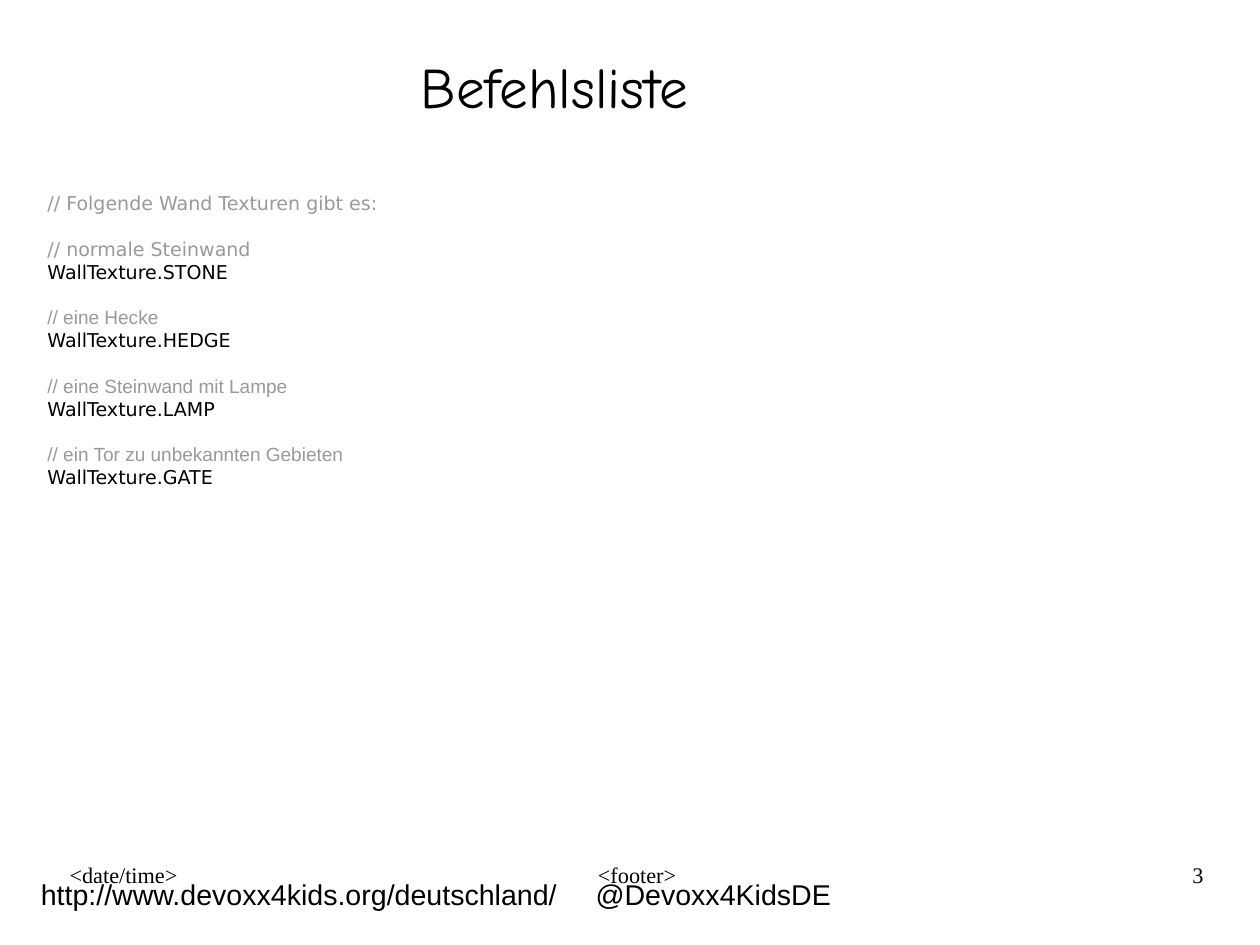
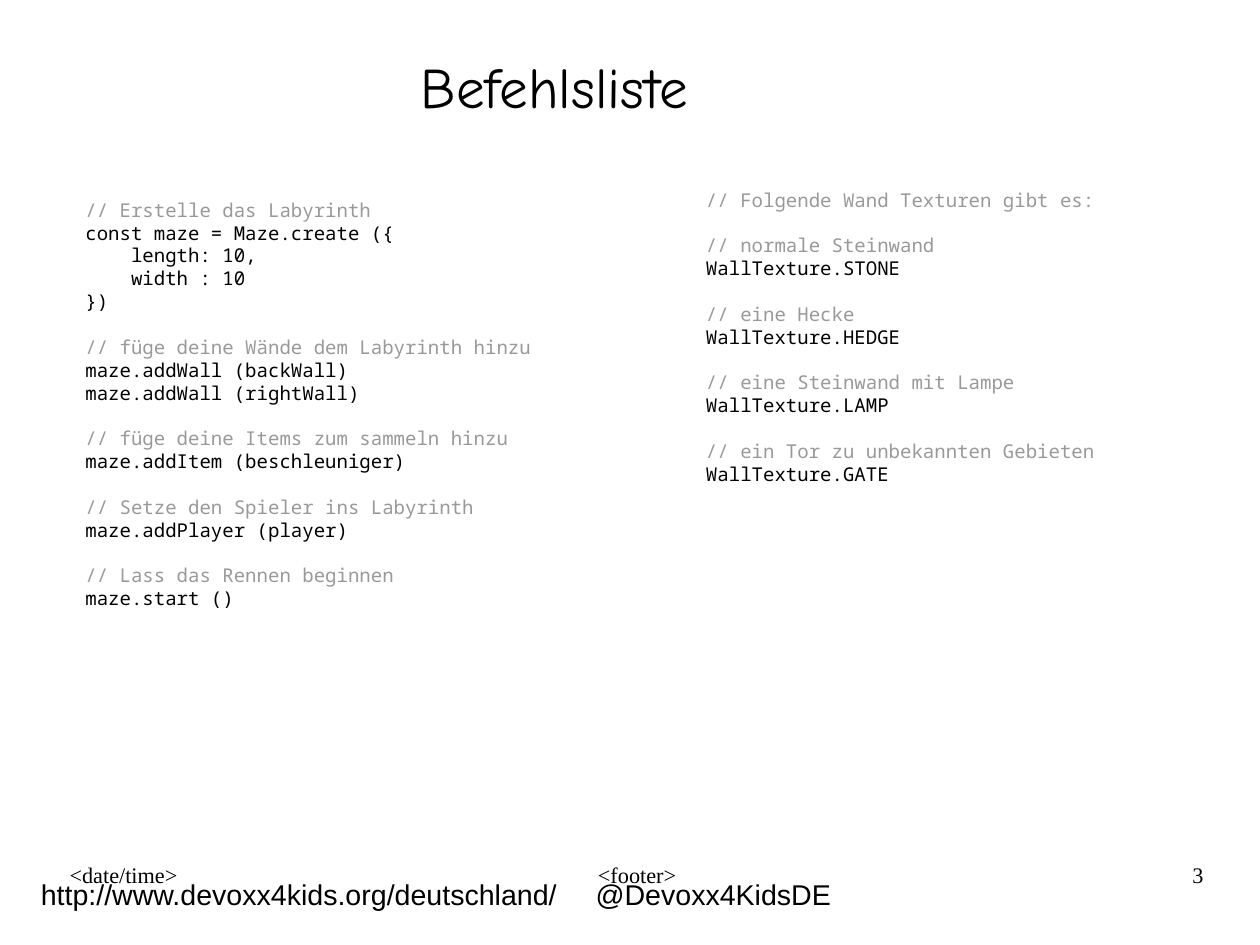
Before and after one commit to Devoxx4KidsDE/workshop-maze-vr, a slide deck: slide 3 of presentation/workshop-maze-vr_handout_ger.odp. Drawn at 1260x945 pixels with LibreOffice and Linux fonts; fonts in the diff are those of the drawing; background and template pictures are left out. Boxes give left, top, right and bottom in pixels: in the first picture for what was removed or moved away, otherwise in the second. Text is boxed around its words. In the diff, an @@ line names an element or a change of style, - is before the commit and + after.

```diff
--- a/presentation/workshop-maze-vr_handout_ger.odp
+++ b/presentation/workshop-maze-vr_handout_ger.odp
@@ text added at (x1=85, y1=202, x2=531, y2=606), 12 pt, text #000000 @@
+// Erstelle das Labyrinth
+const maze = Maze.create ({
+length: 10,
+width : 10
+})
+// füge deine Wände dem Labyrinth hinzu
+maze.addWall (backWall)
+maze.addWall (rightWall)
+// füge deine Items zum sammeln hinzu
+maze.addItem (beschleuniger)
+// Setze den Spieler ins Labyrinth
+maze.addPlayer (player)
+// Lass das Rennen beginnen
+maze.start ()
@@ text "// Folgende Wand Texturen gibt ..." moved from (x1=47, y1=195, x2=377, y2=485) to (x1=706, y1=192, x2=1094, y2=482) @@
@@ text "// Folgende Wand Texturen gibt ..." at (x1=706, y1=192, x2=1094, y2=482): font DejaVu Sans to Noto Sans Mono in "// Folgende Wand Texturen gibt es:", "// normale Steinwand", "WallTexture.STONE", "WallTexture.HEDGE" and 2 more places; font Arial to Noto Sans Mono in "// eine Hecke", "// eine Steinwand mit Lampe", "// ein Tor zu unbekannten Gebieten" @@
```
Also in this commit, not shown: 1 other slide changed, 1 slide added, 1 slide removed.
